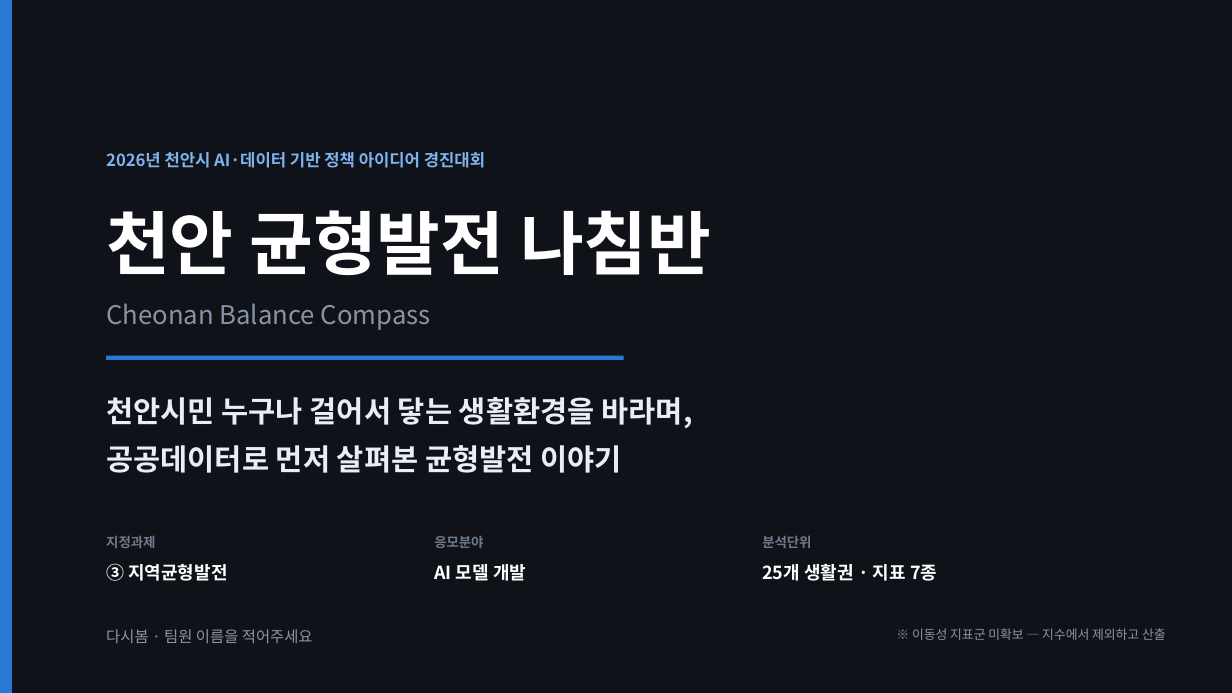
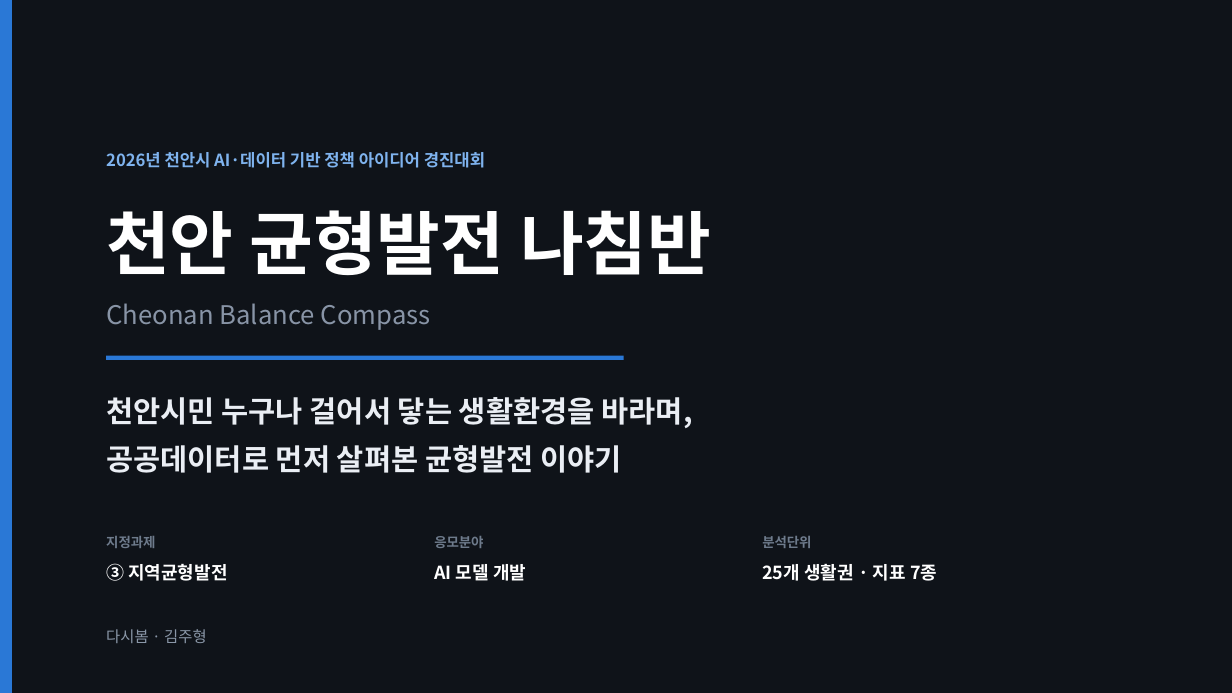
Before and after one commit to BioCode67/2026-AI-, a slide deck: slide 1 of deliverables/기획서_천안균형발전나침반_CBC.pptx. Drawn at 1232x693 pixels with LibreOffice and Linux fonts; fonts in the diff are those of the drawing. Boxes give left, top, right and bottom in pixels: in the first picture for what was removed or moved away, otherwise in the second. Text is boxed around its words. In the diff, an @@ line names an element or a change of style, - is before the commit and + after.

```diff
--- a/deliverables/기획서_천안균형발전나침반_CBC.pptx
+++ b/deliverables/기획서_천안균형발전나침반_CBC.pptx
@@ text at <box>106,629,206,643</box>: text changed @@
-다시봄 · 팀원 이름을 적어주세요
+다시봄 · 김주형
@@ text removed at <box>912,628,1166,640</box> @@
-※ 이동성 지표군 미확보 — 지수에서 제외하고 산출
```
Also in this commit, not shown: 3 other slides changed, 6 other files.
